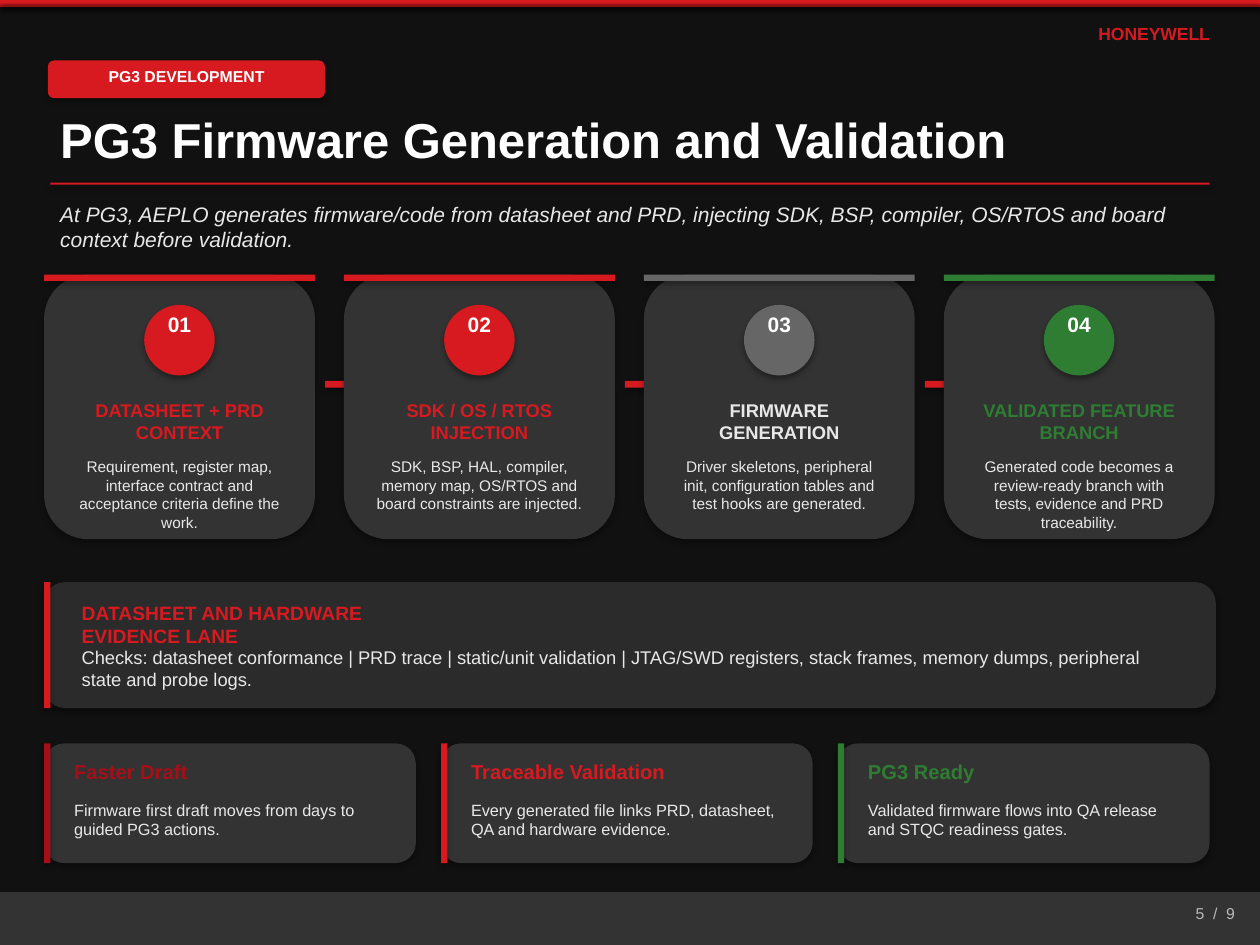
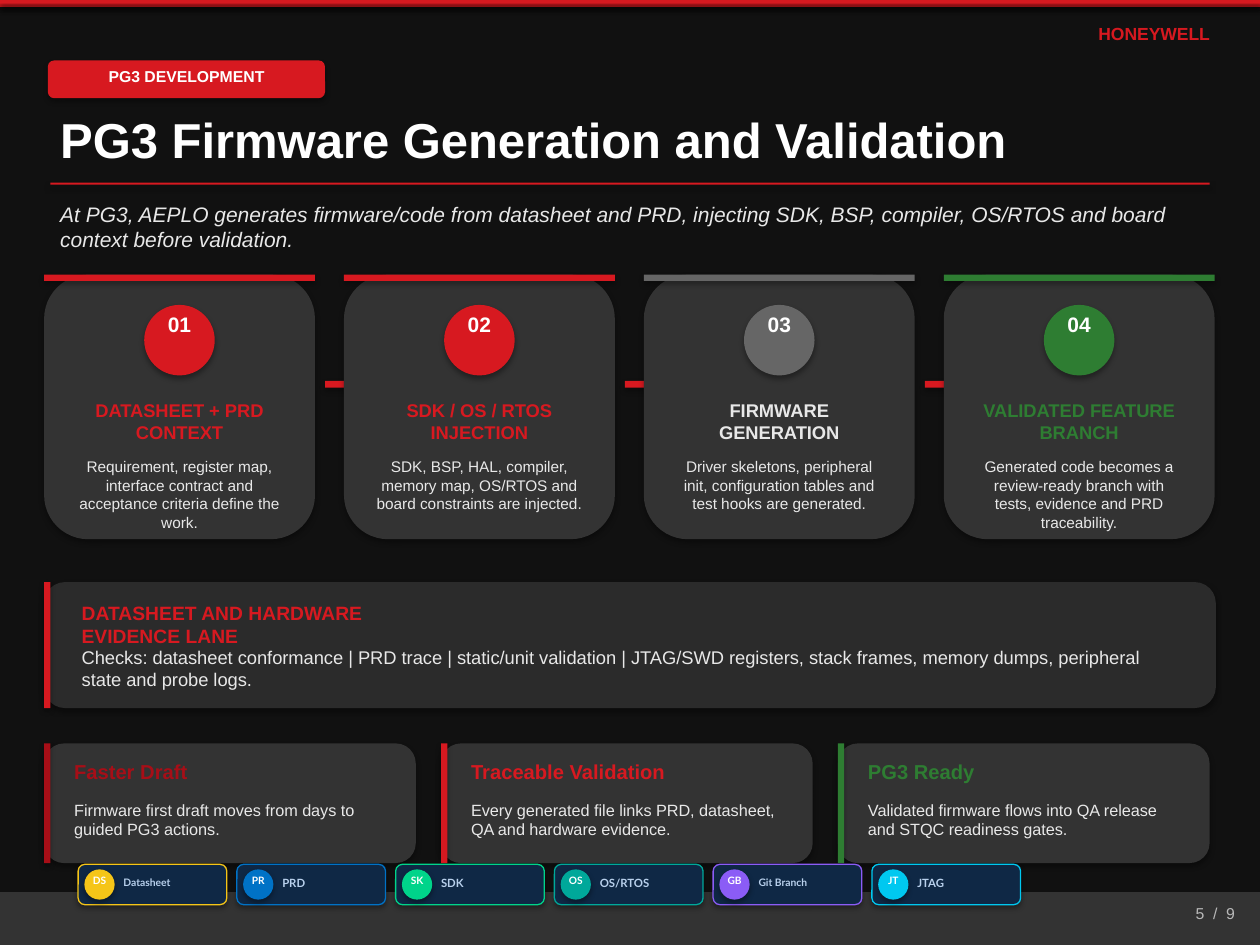
Before and after one commit to shyamnexus/HON_PPT, a slide deck: slide 5 of AI-Driven Embedded Product Lifecycle OrchestratorV10.pptx. Drawn at 1260x945 pixels with LibreOffice and Linux fonts; fonts in the diff are those of the drawing. Boxes give left, top, right and bottom in pixels: in the first picture for what was removed or moved away, otherwise in the second. Text is boxed around its words. In the diff, an @@ line names an element or a change of style, - is before the commit and + after.

```diff
--- a/AI-Driven Embedded Product Lifecycle OrchestratorV10.pptx
+++ b/AI-Driven Embedded Product Lifecycle OrchestratorV10.pptx
@@ rounded rectangle added at (x1=78, y1=864, x2=227, y2=905), fill #0F2845, outline #F5C518 0.75 pt @@
@@ ellipse added at (x1=84, y1=869, x2=115, y2=900), fill #F5C518 @@
@@ rounded rectangle added at (x1=237, y1=864, x2=386, y2=905), fill #0F2845, outline #0072C6 0.75 pt @@
@@ ellipse added at (x1=243, y1=869, x2=273, y2=900), fill #0072C6 @@
@@ rounded rectangle added at (x1=396, y1=864, x2=544, y2=905), fill #0F2845, outline #00D48A 0.75 pt @@
@@ ellipse added at (x1=402, y1=869, x2=432, y2=900), fill #00D48A @@
@@ rounded rectangle added at (x1=554, y1=864, x2=703, y2=905), fill #0F2845, outline #00A89A 0.75 pt @@
@@ ellipse added at (x1=561, y1=869, x2=591, y2=900), fill #00A89A @@
@@ rounded rectangle added at (x1=713, y1=864, x2=862, y2=905), fill #0F2845, outline #8B5CF6 0.75 pt @@
@@ ellipse added at (x1=719, y1=869, x2=750, y2=900), fill #8B5CF6 @@
@@ rounded rectangle added at (x1=872, y1=864, x2=1021, y2=905), fill #0F2845, outline #00C8F0 0.75 pt @@
@@ ellipse added at (x1=878, y1=869, x2=908, y2=900), fill #00C8F0 @@
@@ text added at (x1=93, y1=876, x2=106, y2=884), 5.8 pt, text #FFFFFF, bold @@
+DS
@@ text added at (x1=123, y1=878, x2=170, y2=886), 5.9 pt, text #B8D0EC, bold @@
+Datasheet
@@ text added at (x1=252, y1=876, x2=265, y2=884), 5.8 pt, text #FFFFFF, bold @@
+PR
@@ text added at (x1=282, y1=879, x2=305, y2=887), 6.5 pt, text #B8D0EC, bold @@
+PRD
@@ text added at (x1=411, y1=876, x2=423, y2=884), 5.8 pt, text #FFFFFF, bold @@
+SK
@@ text added at (x1=441, y1=879, x2=464, y2=887), 6.5 pt, text #B8D0EC, bold @@
+SDK
@@ text added at (x1=569, y1=876, x2=583, y2=884), 5.8 pt, text #FFFFFF, bold @@
+OS
@@ text added at (x1=600, y1=878, x2=650, y2=888), 6.5 pt, text #B8D0EC, bold @@
+OS/RTOS
@@ text added at (x1=728, y1=876, x2=742, y2=884), 5.8 pt, text #FFFFFF, bold @@
+GB
@@ text added at (x1=759, y1=878, x2=807, y2=886), 5.9 pt, text #B8D0EC, bold @@
+Git Branch
@@ text added at (x1=888, y1=876, x2=898, y2=884), 5.8 pt, text #FFFFFF, bold @@
+JT
@@ text added at (x1=917, y1=878, x2=944, y2=887), 6.5 pt, text #B8D0EC, bold @@
+JTAG
```
Also in this commit, not shown: 8 other slides changed, 1 other file.
